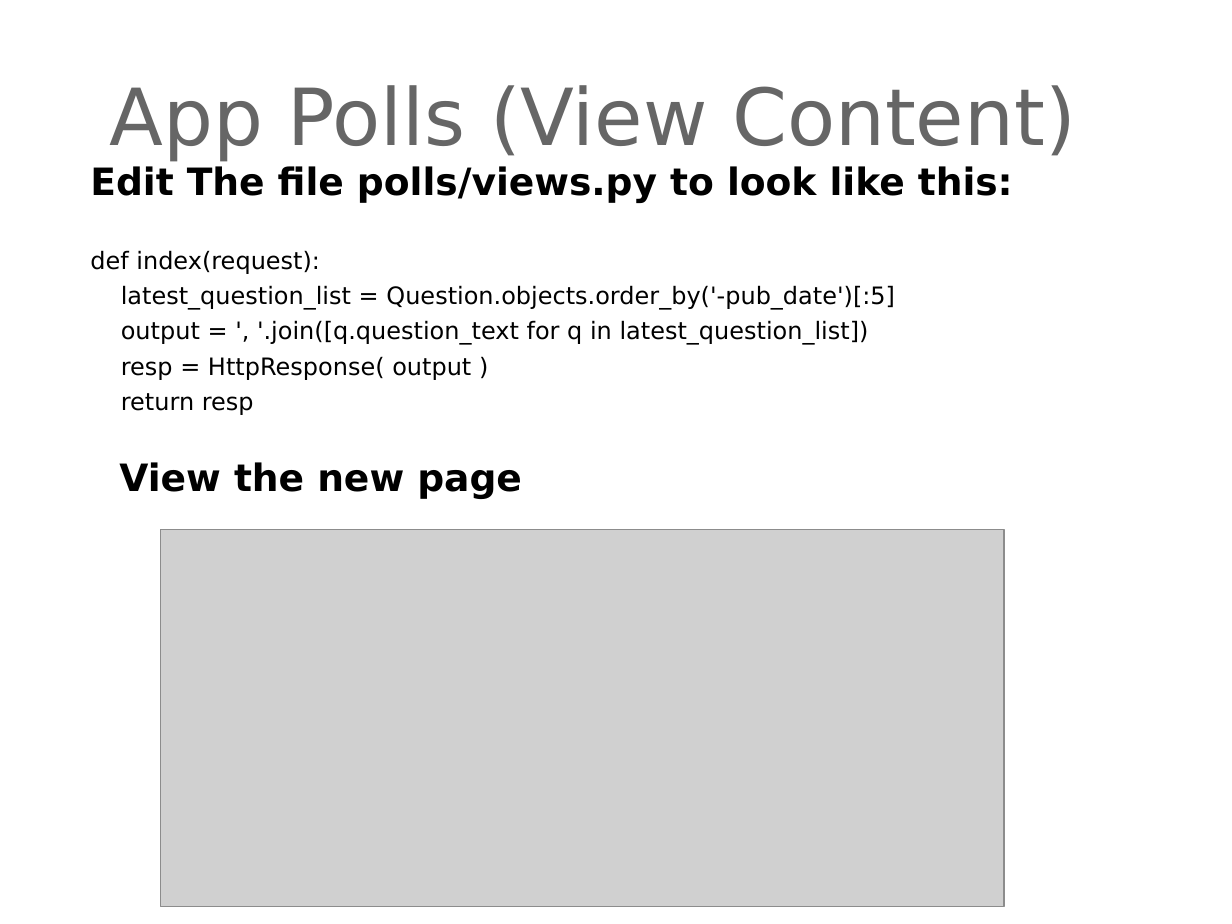
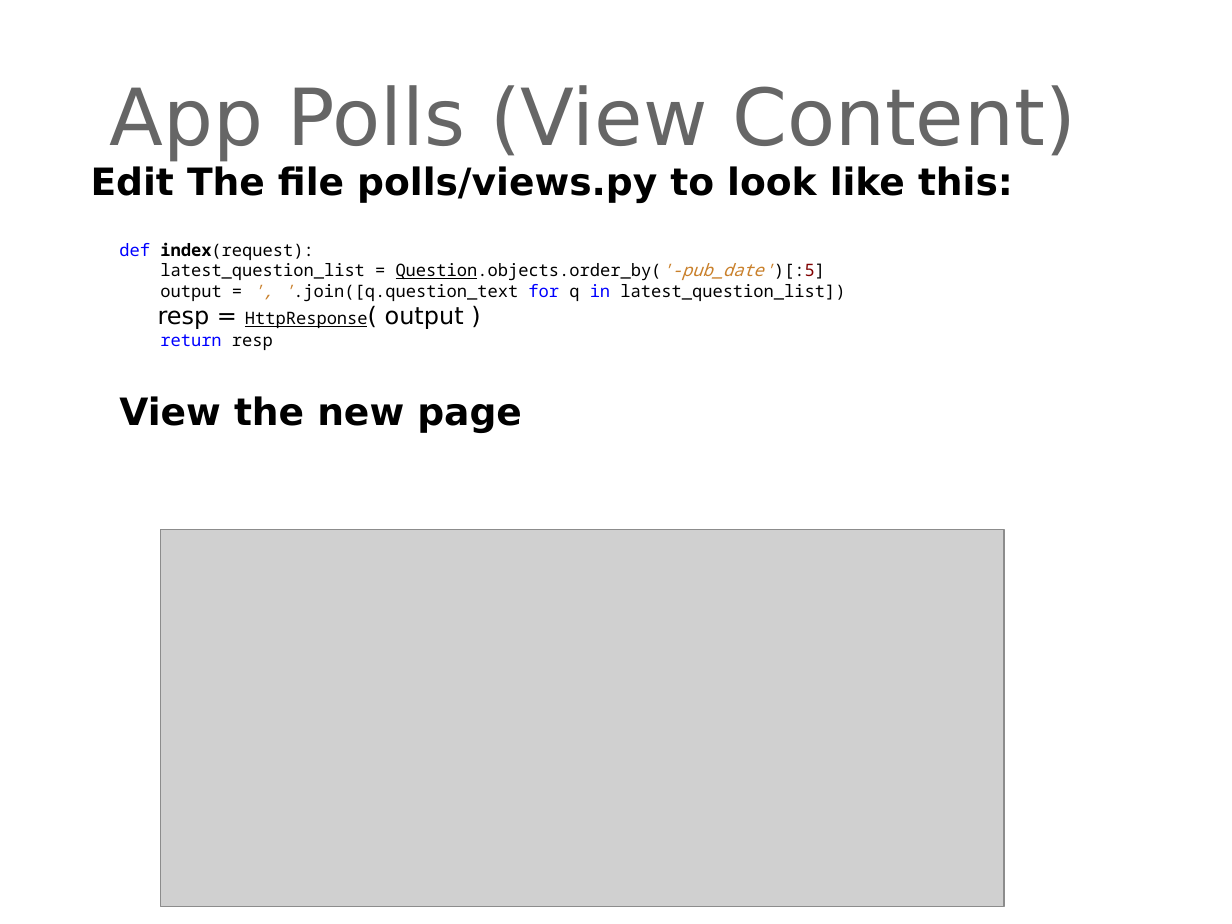
Before and after one commit to derekawilson72/CodeIT-viz-prj, a slide deck: slide 4 of Presentations/djangointroduction-Lesson04.ppt. Drawn at 1232x924 pixels with LibreOffice and Linux fonts; fonts in the diff are those of the drawing; grey boxes stand for pictures; background and template pictures are left out. Boxes give left, top, right and bottom in pixels: in the first picture for what was removed or moved away, otherwise in the second. Text is boxed around its words. In the diff, an @@ line names an element or a change of style, - is before the commit and + after.

```diff
--- a/Presentations/djangointroduction-Lesson04.ppt
+++ b/Presentations/djangointroduction-Lesson04.ppt
@@ text at <box>91,166,1013,350</box>: size 14 to 10 pt, font DejaVu Sans to Noto Sans Mono in "def index(request):", "latest_question_list = Question.objects.order_by('-pub_date' ...", "output = ', '.join([q.question_text for q in ...", "HttpResponse(" and 1 more places; text colour #000000 to #0000FF in "def", "for in", "return"; bold on in "index(request):"; text colour #000000 to #C9802B, italic on in "Question.objects.order_by('-pub_date')[:5]", "', '.join([q.question_text"; text colour #000000 to #800000 in "Question.objects.order_by('-pub_date')[:5]"; underline on in "Question.objects.order_by('-pub_date')[:5]", "HttpResponse("; indent changed; line spacing 0.9 to 1; less space between paragraphs @@
```
Also in this commit, not shown: 9 other slides changed, 3 other files.
